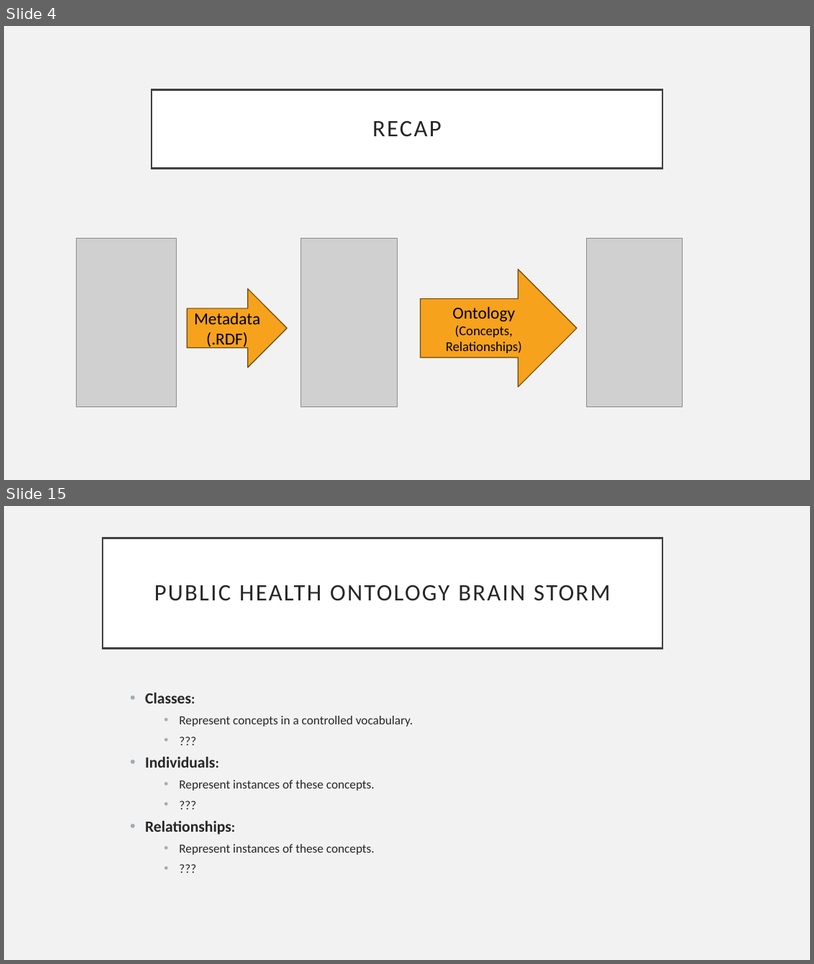
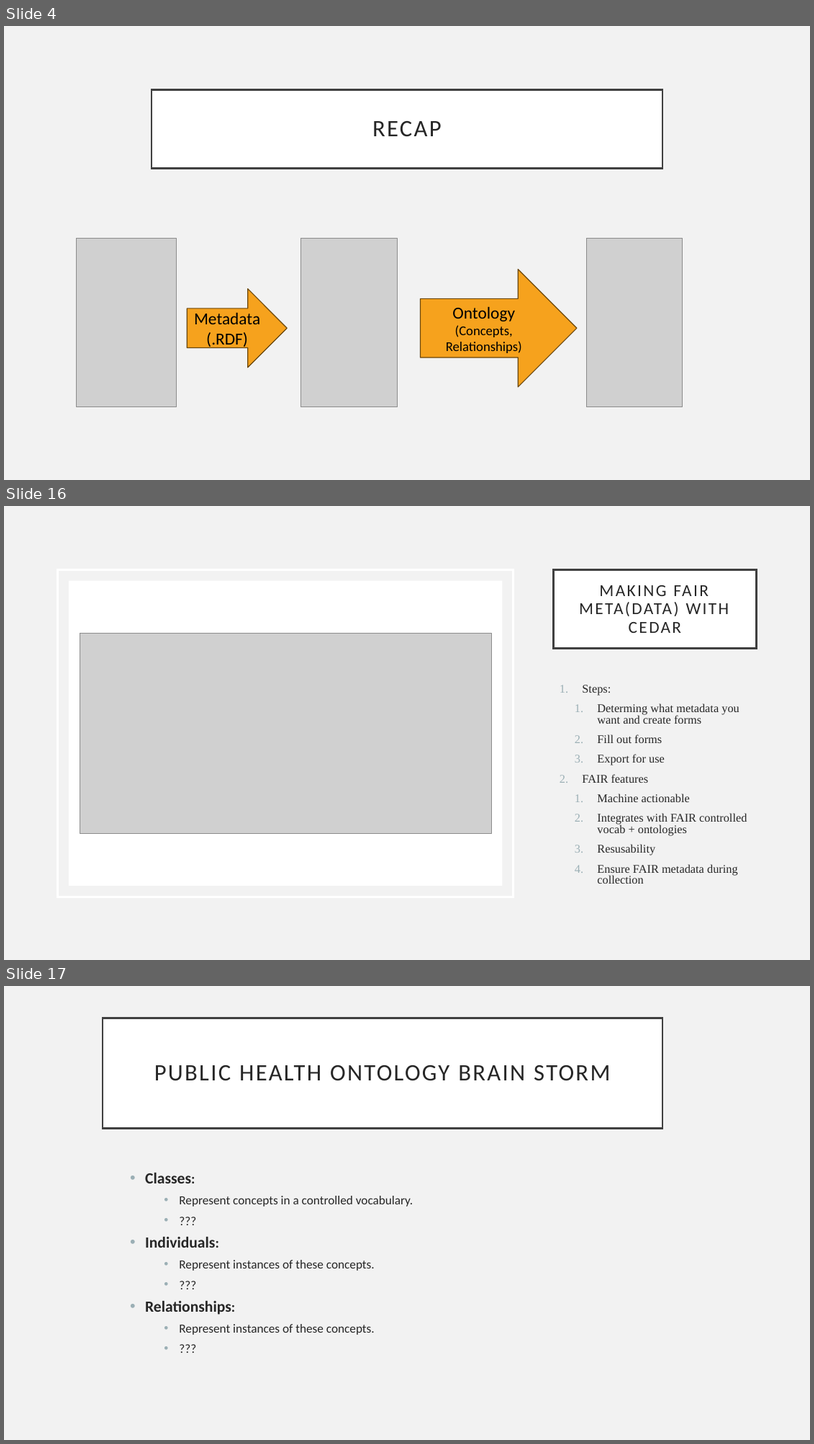
Before and after one commit to Drexel-UHC/si-2023-fair, a slide deck: content/day 4/Day 4 - Practical.pptx. Shown one above the other, each under a label of ours: slides 4 and 15 before the commit, slides 4, 16 and 17 after it; the slides between them are not shown. The pictures are 814x964 and 814x1444 pixels, drawn with LibreOffice and Linux fonts; fonts in the diff are those of the drawing; grey boxes stand for pictures. Boxes give left, top, right and bottom in pixels: in the first picture for what was removed or moved away, otherwise in the second. Text is boxed around its words. In the diff, an @@ line names an element or a change of style, - is before the commit and + after.

```diff
--- a/content/day 4/Day 4 - Practical.pptx
+++ b/content/day 4/Day 4 - Practical.pptx
@@ slide 16 added at (4, 506, 810, 960), background #F2F2F2 @@
@@ rectangle added at (58, 569, 513, 896), outline #FFFFFF 2.5 pt @@
@@ title added at (554, 569, 756, 648), fill #FFFFFF, outline #404040 2.5 pt, 20 pt, text #262626 @@
+MAKING FAIR META(DATA) WITH CEDAR
@@ rectangle added at (69, 580, 502, 885), fill #FFFFFF @@
@@ picture added at (80, 633, 491, 833) @@
@@ text added at (582, 685, 747, 883), 14 pt, text #262626 @@
+1. Steps:
+  1. Determing what metadata you want and create forms
+  2. Fill out forms
+  3. Export for use
+2. FAIR features
+  1. Machine actionable
+  2. Integrates with FAIR controlled vocab + ontologies
+  3. Resusability
+  4. Ensure FAIR metadata during collection
@@ what was slide 15 is now slide 17 @@
```
Also in this commit, not shown: 4 slides changed, 10 other slides added, 8 slides removed, 3 other files.
